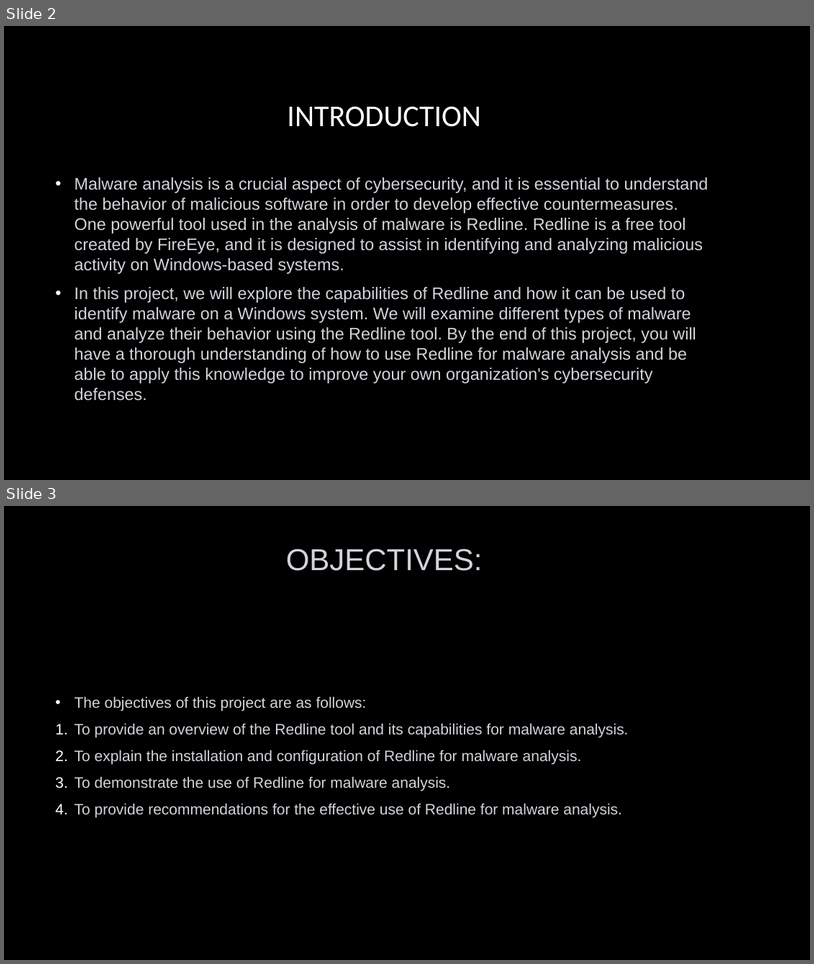
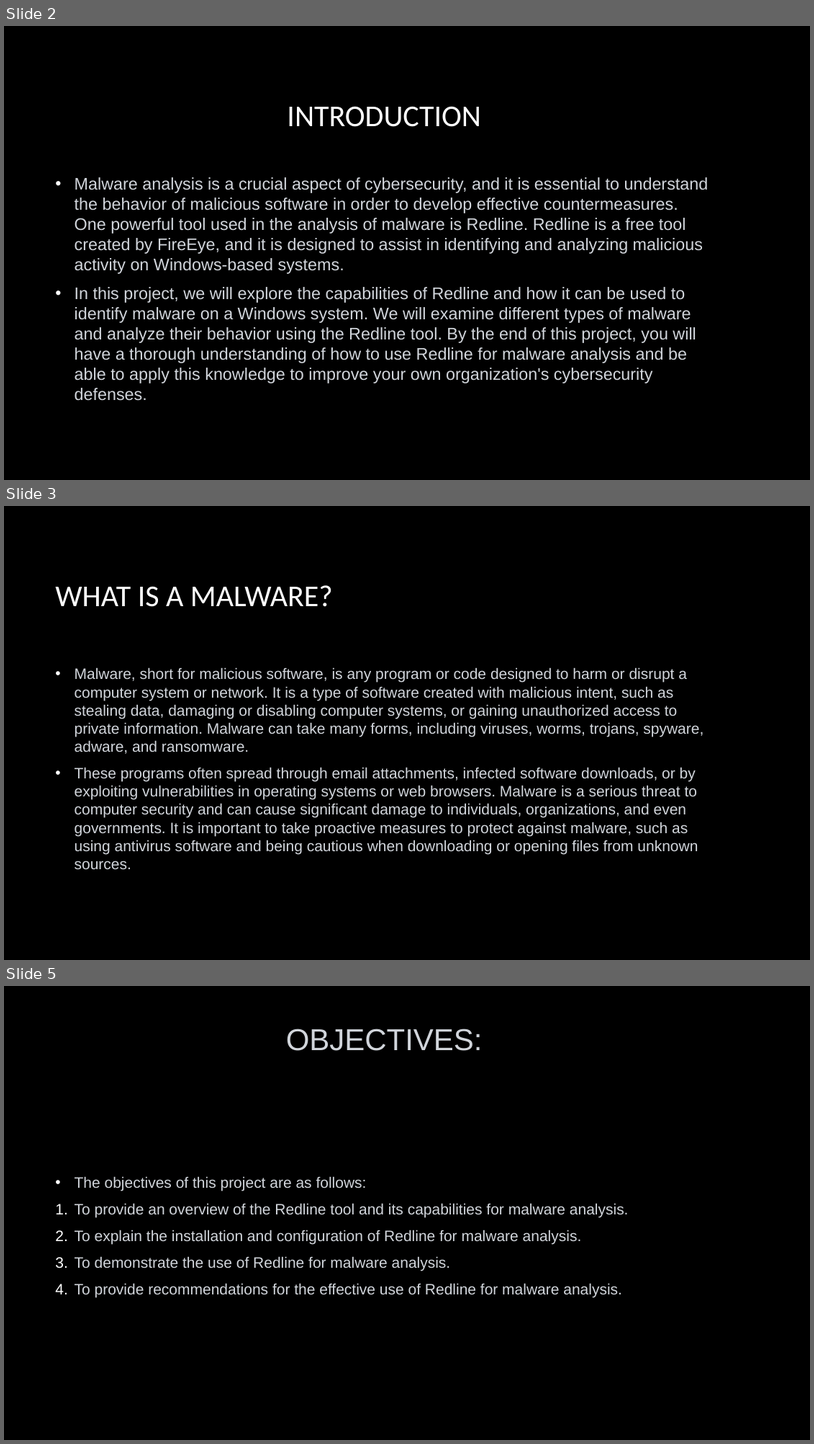
Before and after one commit to XFlawless1/INT301, a slide deck: Presentation on malware analysis using redline tool.pptx. Shown one above the other, each under a label of ours: slides 2 and 3 before the commit, slides 2, 3 and 5 after it; the slides between them are not shown. The pictures are 814x964 and 814x1444 pixels, drawn with LibreOffice and Linux fonts; fonts in the diff are those of the drawing; background and template pictures are left out. Boxes give left, top, right and bottom in pixels: in the first picture for what was removed or moved away, otherwise in the second. Text is boxed around its words. In the diff, an @@ line names an element or a change of style, - is before the commit and + after.

```diff
--- a/Presentation on malware analysis using redline tool.pptx
+++ b/Presentation on malware analysis using redline tool.pptx
@@ slide 3 added at [4, 506, 810, 960], background picture (left out) @@
@@ title added at [55, 585, 333, 607], 36 pt, text #FFFFFF @@
+WHAT IS A MALWARE?
@@ text added at [75, 667, 704, 869], 18 pt, text #D1D5DB @@
+• Malware, short for malicious software, is any program or code designed to harm or disrupt a computer system or network. It is a type of software created with malicious intent, such as stealing data, damaging or disabling computer systems, or gaining unauthorized access to private information. Malware can take many forms, including viruses, worms, trojans, spyware, adware, and ransomware.
+• These programs often spread through email attachments, infected software downloads, or by exploiting vulnerabilities in operating systems or web browsers. Malware is a serious threat to computer security and can cause significant damage to individuals, organizations, and even governments. It is important to take proactive measures to protect against malware, such as using antivirus software and being cautious when downloading or opening files from unknown sources.
@@ what was slide 3 is now slide 5 @@
```
Also in this commit, not shown: 1 other slide added.
